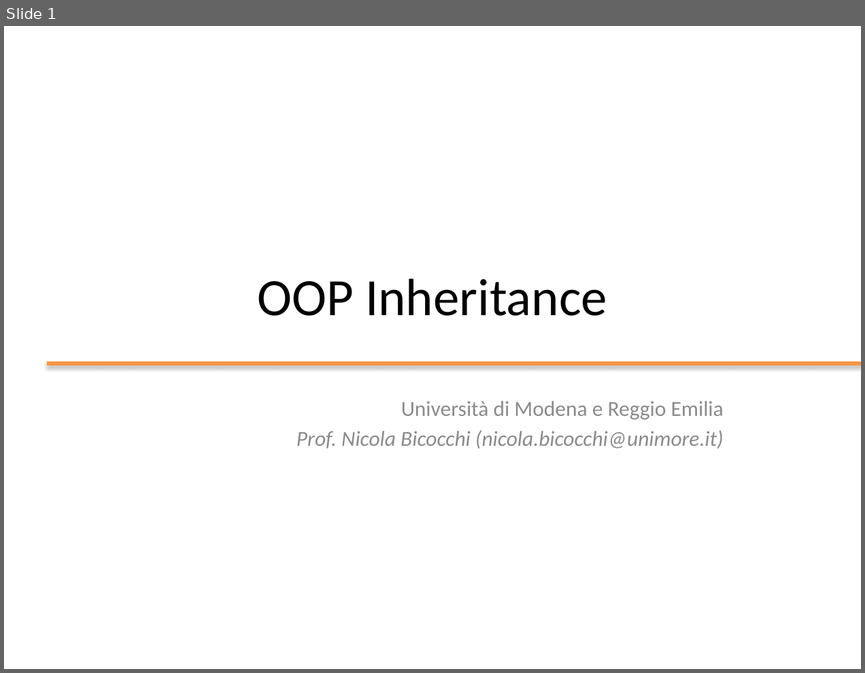
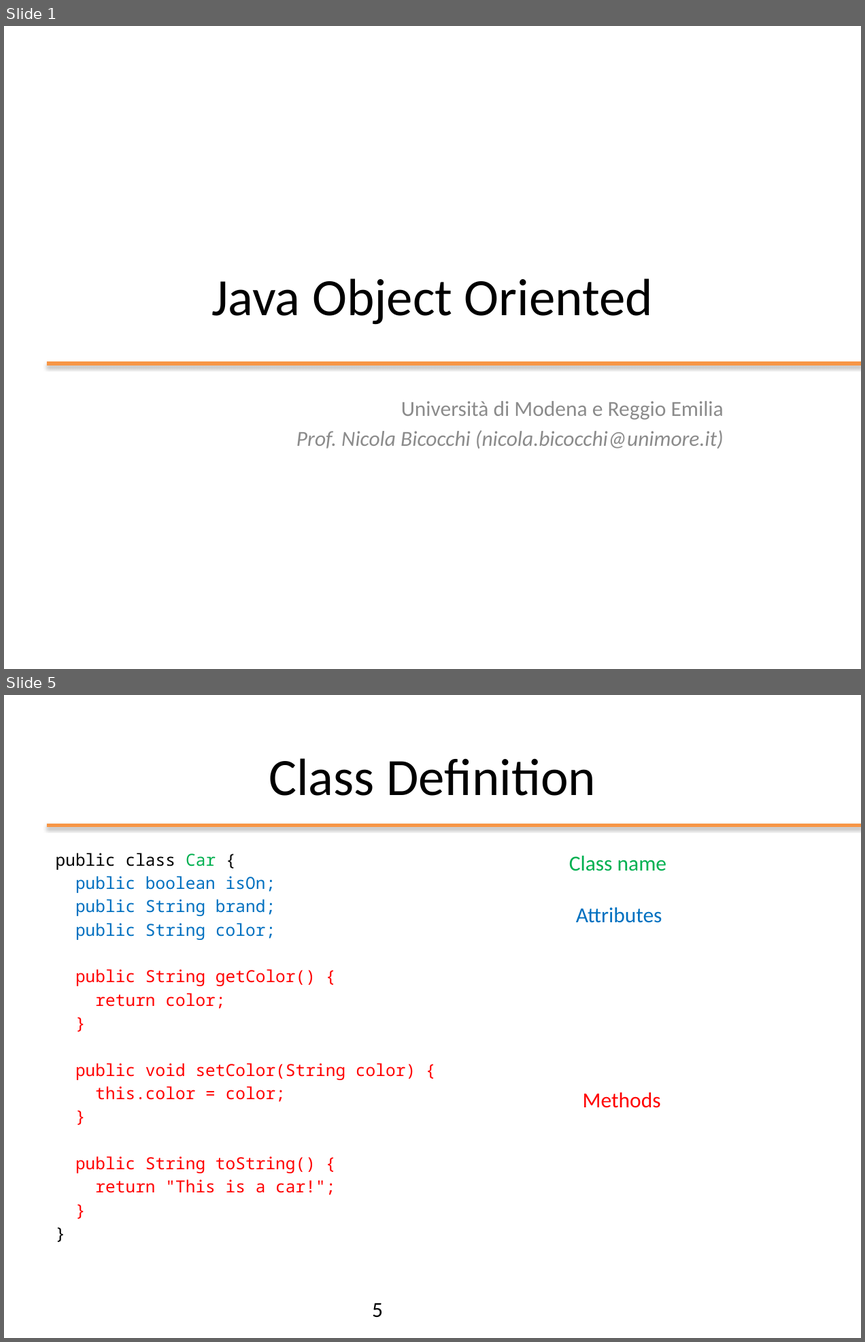
Before and after one commit to nbicocchi/ooprogramming, a slide deck: java/slides/ppt/03 - Java Object Oriented.pptx. Shown one above the other, each under a label of ours: slide 1 before the commit, slides 1 and 5 after it; the slides between them are not shown. The pictures are 865x673 and 865x1342 pixels, drawn with LibreOffice and Linux fonts; fonts in the diff are those of the drawing; background and template pictures are left out. Boxes give left, top, right and bottom in pixels: in the first picture for what was removed or moved away, otherwise in the second. Text is boxed around its words. In the diff, an @@ line names an element or a change of style, - is before the commit and + after.

```diff
--- a/java/slides/ppt/03 - Java Object Oriented.pptx
+++ b/java/slides/ppt/03 - Java Object Oriented.pptx
@@ slide 5 added at (x1=4, y1=695, x2=861, y2=1338), background #FFFFFF @@
@@ title added at (x1=269, y1=758, x2=596, y2=796), 44 pt, text #000000 @@
+Class Definition
@@ line added from (47, 826) to (861, 826), #F79646 3 pt @@
@@ text added at (x1=56, y1=853, x2=415, y2=1195), 14 pt, text #FF0000 @@
+public class Car {
+public boolean isOn;
+public String brand;
+public String color;
+public String getColor() {
+return color;
+}
+public void setColor(String color) {
+this.color = color;
+}
+public String toString() {
+return "This is a car!";
+}
+}
@@ text added at (x1=569, y1=855, x2=666, y2=871), 18 pt, text #00B050 @@
+Class name
@@ text added at (x1=576, y1=907, x2=662, y2=923), 18 pt, text #0070C0 @@
+Attributes
@@ text added at (x1=583, y1=1092, x2=661, y2=1108), 18 pt, text #FF0000 @@
+Methods
@@ page number added at (x1=372, y1=1302, x2=383, y2=1317), 18 pt, text #000000 @@
+5
@@ slide 1 changed as well @@
@@ title at (x1=211, y1=278, x2=653, y2=325): text changed @@
-OOP Inheritance
+Java Object Oriented
```
Also in this commit, not shown: 39 other slides added, 3 other files.
